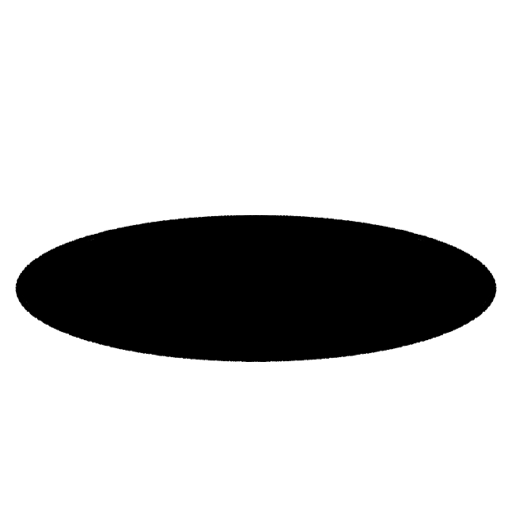
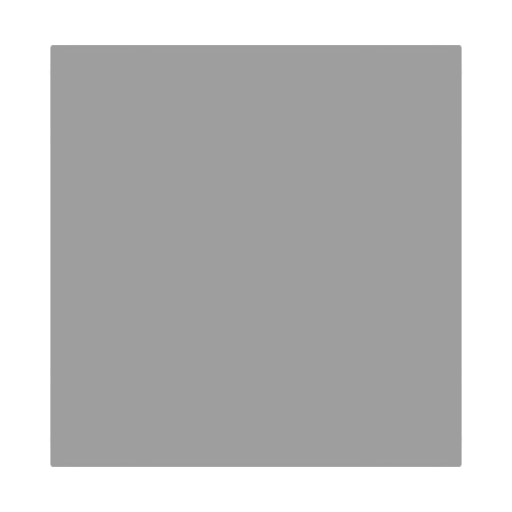
Two versions of the same layered image (512 × 512). Layer-by-layer changes:
added layer "Capa de pintura 5" (38%) above "Capa de pintura 2" over bbox(15, 44, 497, 467)
hid "Capa de pintura 1", painted on it over bbox(15, 192, 497, 384)
